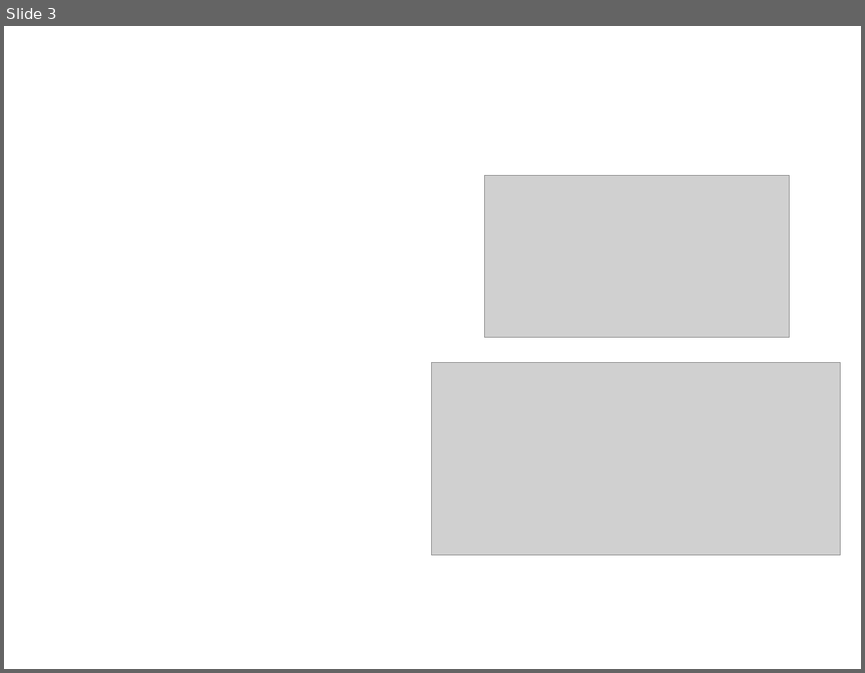
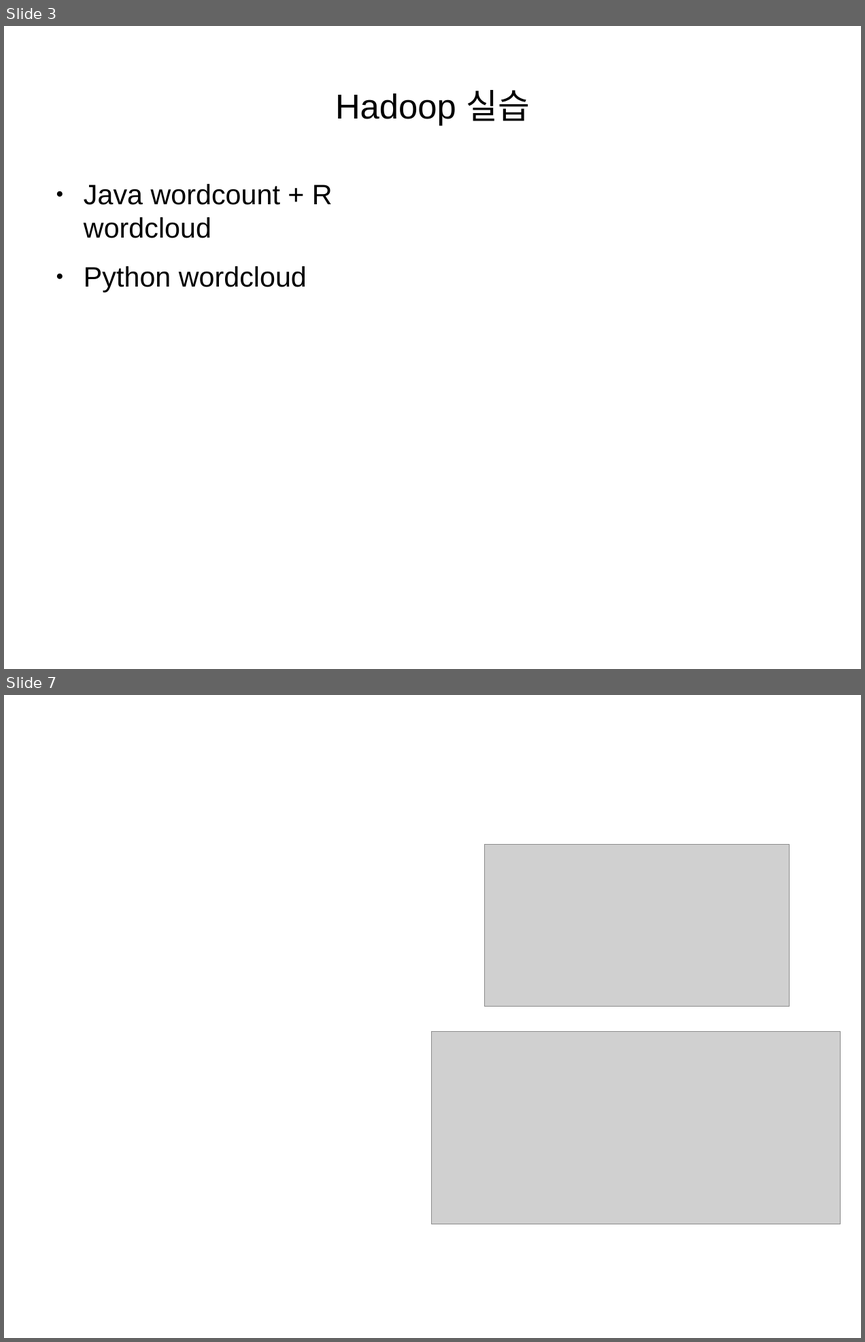
Before and after one commit to TedJeong/vipidly-vociferous, a slide deck: notes/병렬컴퓨팅부터분산컴퓨팅까지.odp. Shown one above the other, each under a label of ours: slide 3 before the commit, slides 3 and 7 after it; the slides between them are not shown. The pictures are 865x673 and 865x1342 pixels, drawn with LibreOffice and Linux fonts; fonts in the diff are those of the drawing; grey boxes stand for pictures. Boxes give left, top, right and bottom in pixels: in the first picture for what was removed or moved away, otherwise in the second. Text is boxed around its words. In the diff, an @@ line names an element or a change of style, - is before the commit and + after.

```diff
--- a/notes/병렬컴퓨팅부터분산컴퓨팅까지.odp
+++ b/notes/병렬컴퓨팅부터분산컴퓨팅까지.odp
@@ slide 3 added at (4,26,861,669), background #FFFFFF @@
@@ title added at (335,90,529,126), 32 pt, text #000000 @@
+Hadoop 실습
@@ text added at (84,184,332,293), 26 pt, text #000000 @@
+● Java wordcount + R wordcloud
+● Python wordcloud
@@ what was slide 3 is now slide 7 @@
```
Also in this commit, not shown: 5 slides changed, 7 other slides added, 2 other files.
